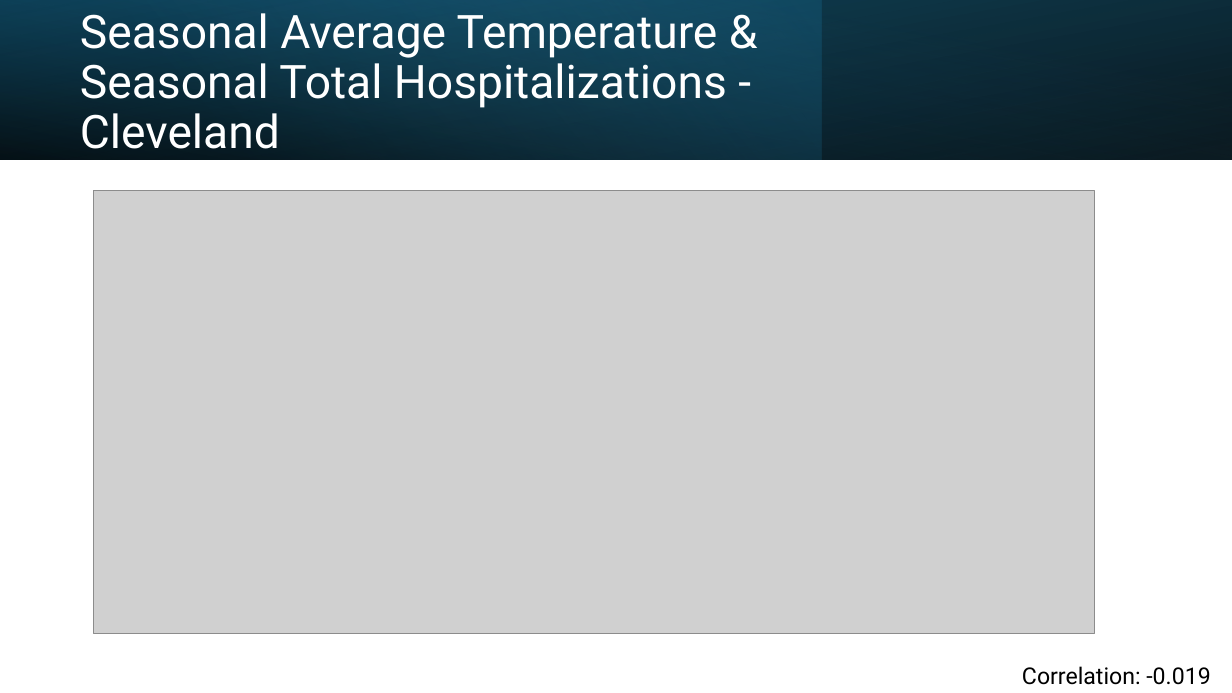
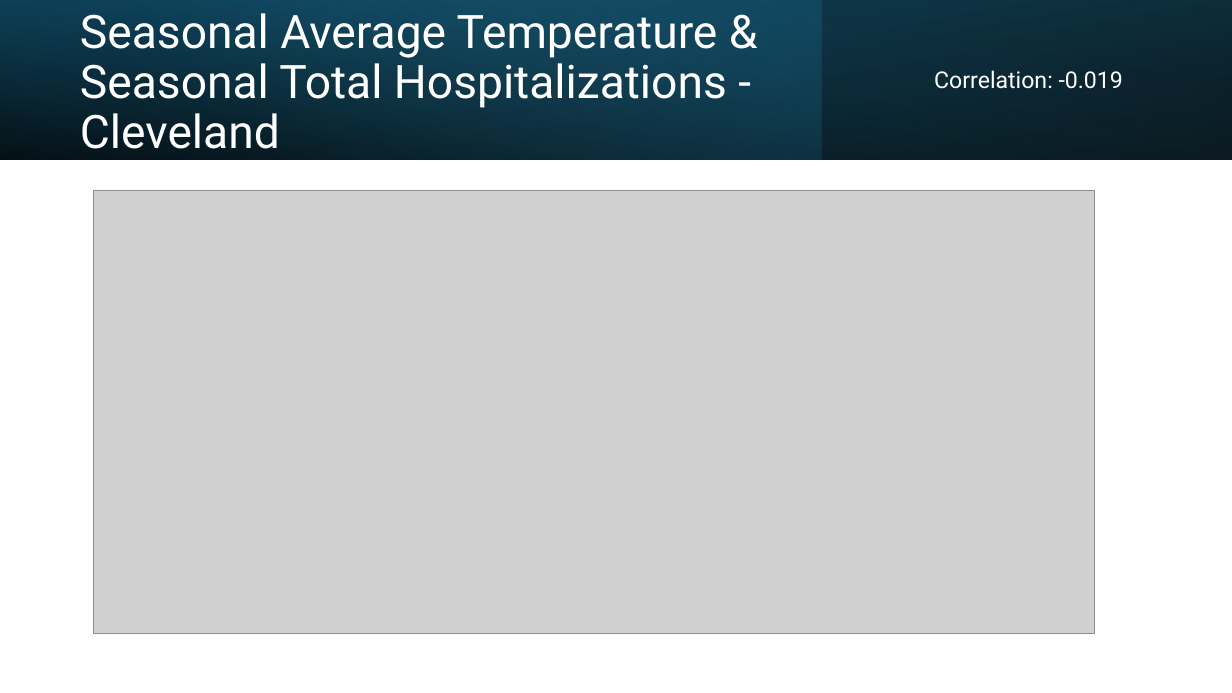
Before and after one commit to brian-campbell/ai-bootcamp-project-1, a slide deck: slide 8 of Project-1-Presentation.pptx (slide 19 before the commit). Drawn at 1232x693 pixels with LibreOffice and Linux fonts; fonts in the diff are those of the drawing; grey boxes stand for pictures. Boxes give left, top, right and bottom in pixels: in the first picture for what was removed or moved away, otherwise in the second. Text is boxed around its words. In the diff, an @@ line names an element or a change of style, - is before the commit and + after.

```diff
--- a/Project-1-Presentation.pptx
+++ b/Project-1-Presentation.pptx
@@ text "Correlation: -0.019": place and size @@
-text "Correlation: -0.019" at (1022, 666, 1210, 685)
+text "Correlation: -0.019" at (934, 70, 1123, 89)
@@ text "Correlation: -0.019" at (934, 70, 1123, 89): text colour #000000 to #FFFFFF @@
```
Also in this commit, not shown: 2 slides added.
